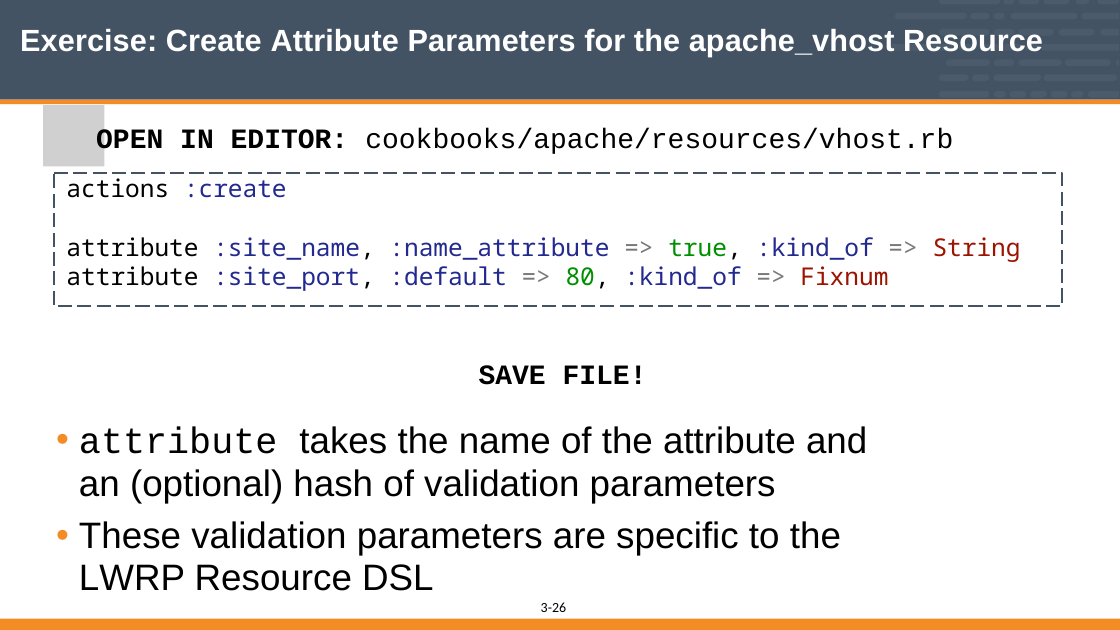
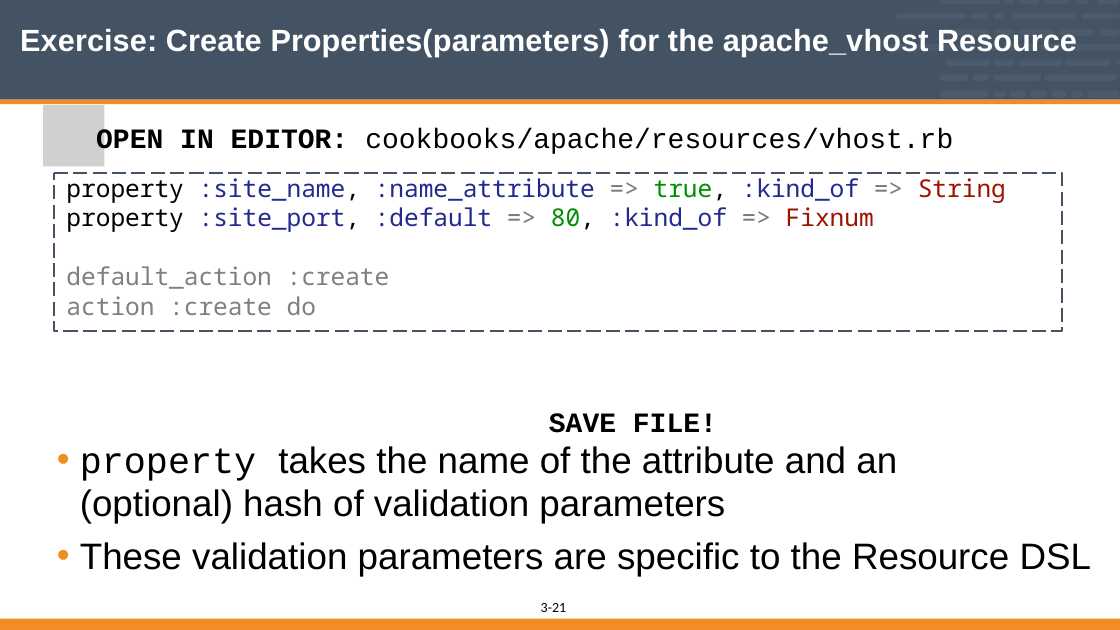
Before and after one commit to vinyar/chef-intermediate, a slide deck: slide 21 of 03-building_custom_resources.pptx (slide 26 before the commit). Drawn at 1120x630 pixels with LibreOffice and Linux fonts; fonts in the diff are those of the drawing; grey boxes stand for pictures. Boxes give left, top, right and bottom in pixels: in the first picture for what was removed or moved away, otherwise in the second. Text is boxed around its words. In the diff, an @@ line names an element or a change of style, - is before the commit and + after.

Commit message:
add support for new resource

```diff
--- a/03-building_custom_resources.pptx
+++ b/03-building_custom_resources.pptx
@@ title at [20, 29, 1077, 57]: text changed @@
-Exercise: Create Attribute Parameters for the apache_vhost Resource
+Exercise: Create Properties(parameters) for the apache_vhost Resource
@@ freeform shape "property :site_name, :name_attribute => true, ...": place and size @@
-freeform shape "property :site_name, :name_attribute => true, ..." at [54, 173, 1062, 306]
+freeform shape "property :site_name, :name_attribute => true, ..." at [54, 173, 1062, 331]
@@ text in freeform shape at [66, 178, 1006, 315]: text changed @@
-actions :create
-attribute :site_name, :name_attribute => true, :kind_of => String
-attribute :site_port, :default => 80, :kind_of => Fixnum
+property :site_name, :name_attribute => true, :kind_of => String
+property :site_port, :default => 80, :kind_of => Fixnum
+default_action :create
+action :create do
@@ text "SAVE FILE!": place and size @@
-text "SAVE FILE!" at [79, 365, 867, 591]
+text "SAVE FILE!" at [80, 413, 1091, 576]
@@ text at [80, 446, 1091, 576]: text changed @@
-• attribute takes the name of the attribute and an (optional) hash of validation parameters
-• These validation parameters are specific to the LWRP Resource DSL
+• property takes the name of the attribute and an (optional) hash of validation parameters
+• These validation parameters are specific to the Resource DSL
@@ page number at [552, 603, 566, 612]: text changed @@
-26
+21
```
Also in this commit, not shown: 18 other slides changed, 6 slides removed, 1 other file.
